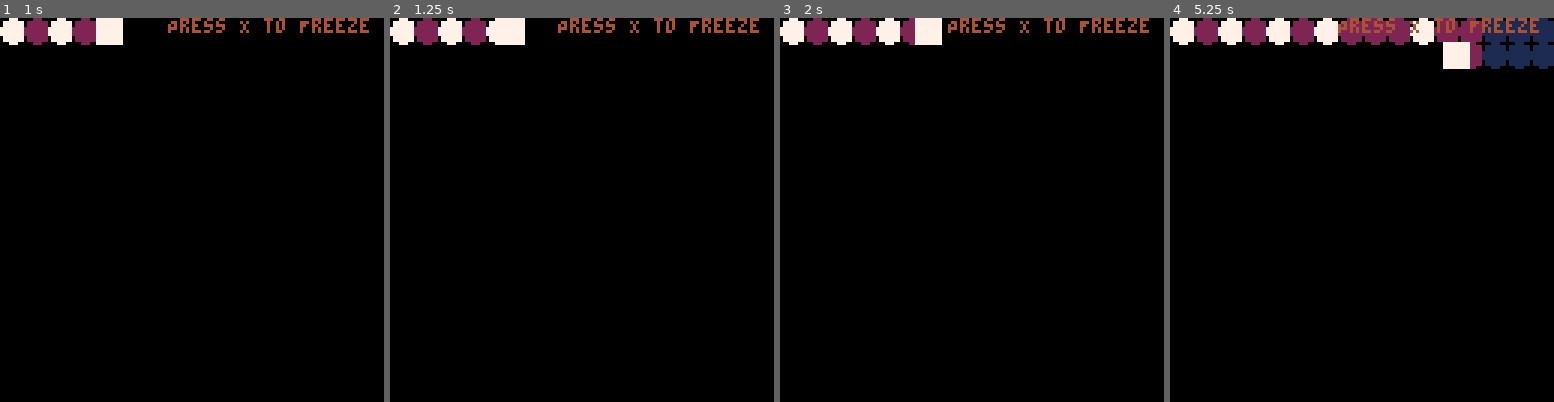
Above: before the commit, frames 1-4 (left to right).
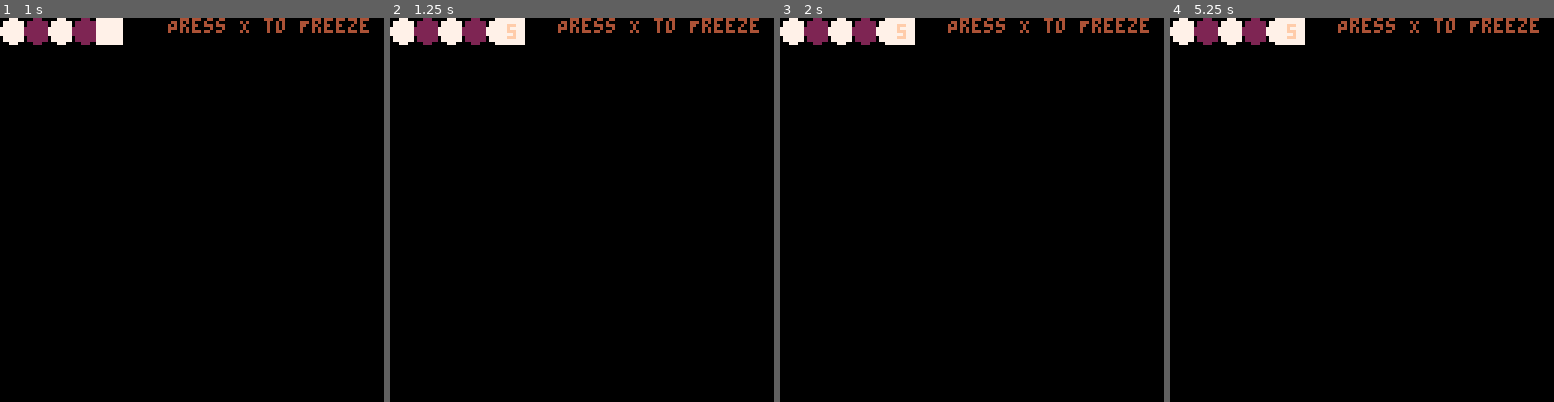
Above: after the commit, the same moments.

Repository: franklant/COMP440_Assignment_3_Repo
Game: PICO-8 cartridge pico_puzzle_game_wip.p8
The game is run twice, just before and just after one commit, with the same random seed, the same clock (stepped at 60 frames per second) and the same inputs.
Inputs:
- Up to frame 1 (1 s): tap X (X key) at 0.33 s
- Up to frame 2 (1.25 s): tap X (X key) at 1.07 s
- Up to frame 3 (2 s): tap X (X key) at 1.85 s
- Up to frame 4 (5.25 s): tap X (X key) at 2.97, 4.08, 5.2 s

Frame 1 is identical in both runs. In frame 2, less than 0.1% of the frame differs, in the area x 30-33%, y 1-6%; in frame 3, 0.8%; in frame 4, 5.1%, in the area x 29-100%, y 0-14%.

Commit message:
update player:freeze(): added freeze countdown.

Diff:
--- a/pico_puzzle_game_wip.p8
+++ b/pico_puzzle_game_wip.p8
@@ -171,10 +171,22 @@
 	player.is_walking = true
 end
 
+i = 0
+countdown_duration = 0
 function update_player()
 	-- freeze the player
 	if btnp(5) then -- x button
-		player.is_freezing = not player.is_freezing
+		player.is_freezing = true
+		countdown_duration = 60 * 5
+	end
+
+	-- 5 second time for freezing
+	if countdown_duration > 0 then
+ 		countdown_duration -= 1
+  		-- check if the timer has reached zero.
+  	if countdown_duration == 0 then
+	 		player.is_freezing = false
+	 	end
 	end
 
 	-- call states approriately
@@ -208,6 +220,10 @@
 		player.y + player.size,
 		7
 	)
+
+	if countdown_duration > 0 then
+		print(flr(countdown_duration / 60) + 1, player.x + 3, player.y + 2, 15)
+	end
 end
 
 
@@ -292,7 +308,6 @@
 	end
 end
 
-i = 0 -- might be uneccessary
 function _update60()
 	-- handle states
 	if state == game_states.menu then
